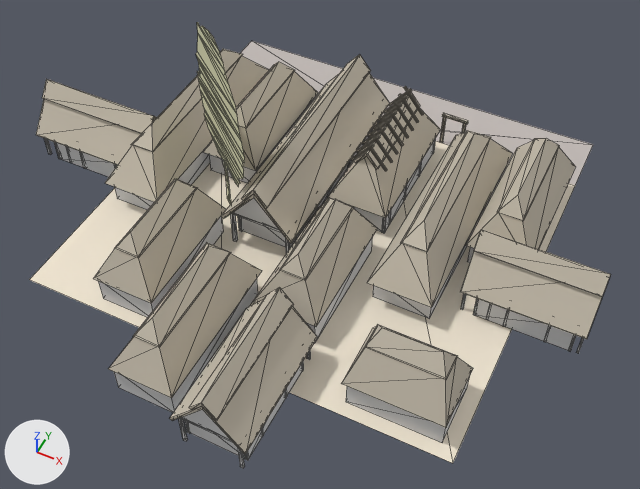
Renders of the OBJ model assets/stl_export/rr11.obj from each side of a commit.
Camera for both pictures: a camera (50 mm lens) standing at (19.1, -40.0, 45.6) and looking at (2.2, -6.1, 3.2). The lights are fixed; the arrows at lower left show +X, +Y and +Z. The older version comes first. Mesh edges are drawn as thin lines. Where no turn or scale is listed for an object, it has been applied to the vertices. Vertices at exactly the same position are counted once.

The first picture shows 'rr11'.
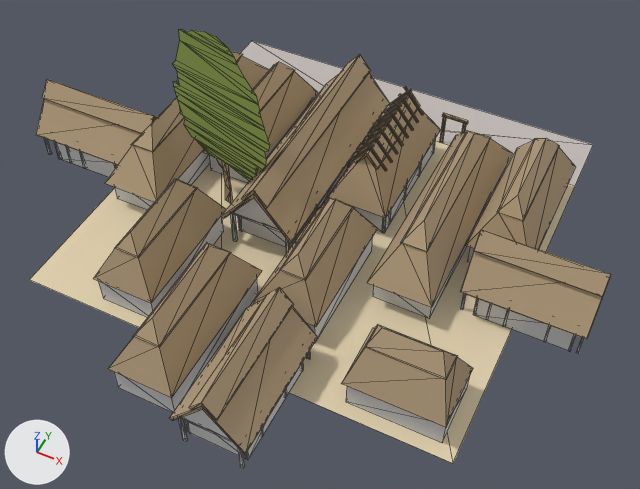
Pixel boxes [x1, y1, x2, y2] of what changed, in the pictures (640 x 489 px; the box of a moved part takes in the faces that stretch with it):
```json
{"object": "rr11", "change": "recoloured, reshaped", "before": [29, 22, 611, 468], "after": [29, 29, 611, 468], "on screen": "light grey to beige"}
{"part": 1, "of": "me_rr11", "change": "moved or reshaped", "before": [196, 22, 241, 187], "after": [173, 29, 264, 183]}
{"part": 2, "of": "me_rr11", "change": "recoloured", "before": [227, 178, 231, 204], "after": [227, 178, 231, 204]}
{"part": 3, "of": "me_rr11", "change": "recoloured", "before": [197, 69, 245, 186], "after": [174, 77, 270, 180]}
```

Scene script edits in JSON lines:
```json
{"op": "set", "path": "mat_straw.base_color", "old": "(0.569, 0.514, 0.42)", "new": "(0.447, 0.333, 0.204)", "note": "light grey #c7bead -> beige #b29c7d"}
{"op": "set", "path": "mat_cortyard.base_color", "old": "(0.878, 0.792, 0.651)", "new": "(0.757, 0.639, 0.427)", "note": "pale yellow #f1e6d3 -> beige #e2d1af"}
{"op": "add", "block": "mat_tree", "code": ["mat_tree = principled_material('tree')", "mat_tree.base_color = (0.294, 0.4, 0.0902)  # green #94aa55", "mat_tree.roughness = 1.0"]}
{"block": "me_rr11", "where": "me_rr11.from_pydata(...)  # 1167 vertices, 1772 faces; spans x -21.8..19.4, y -20.7..15.0, z 0.0..14.4"}
{"block": "me_rr11", "where": "# used by ob_rr11; location = (0.0, 0.0, 0.0)"}
{"block": "me_rr11", "change": "me_rr11 part 1"}
{"block": "me_rr11", "change": "24 vertices are removed from x -10.0..-3.8, y -5.3..-0.2, z 3.1..14.4"}
{"block": "me_rr11", "change": "34 faces are deleted"}
{"block": "me_rr11", "change": "3 vertices in x -6.5..-6.4, y -3.1, z 2.0..3.9 move by (0.1, 0.2, 0.0)"}
{"block": "me_rr11", "change": "3 vertices in x -9.9..-9.7, y -0.4..-0.3, z 5.9..8.8 move by (-0.8, -1.5, 0.0)"}
{"block": "me_rr11", "change": "3 vertices in x -3.7..-3.6, y -5.4..-5.3, z 6.7..9.4 move by (0.8, 1.5, 0.0)"}
{"block": "me_rr11", "change": "28 vertices move from x -10.1..-3.3, y -5.7..-0.1, z 0.0..9.3 to x -11.0..-2.4, y -4.0..-1.8, z 0.0..9.3"}
{"block": "me_rr11", "change": "24 vertices are added at x -10.8..-3.0, y -3.8..-1.8, z 3.1..14.4"}
{"block": "me_rr11", "change": "9 new faces join them, mat_straw (beige #b29c7d)"}
{"block": "me_rr11", "change": "25 new faces join them, mat_tree (green #94aa55)"}
{"block": "me_rr11", "change": "me_rr11 part 2: 11 faces spanning x -7.1..-6.4, y -2.9..-2.7, z 0.0..3.9 switch from mat_w (beige #e2e2bc) to mat_straw (beige #b29c7d)"}
{"block": "me_rr11", "change": "me_rr11 part 3: 25 faces spanning x -11.0..-2.4, y -4.0..-1.8, z 3.7..9.4 switch from mat_w (beige #e2e2bc) to mat_tree (green #94aa55)"}
```
